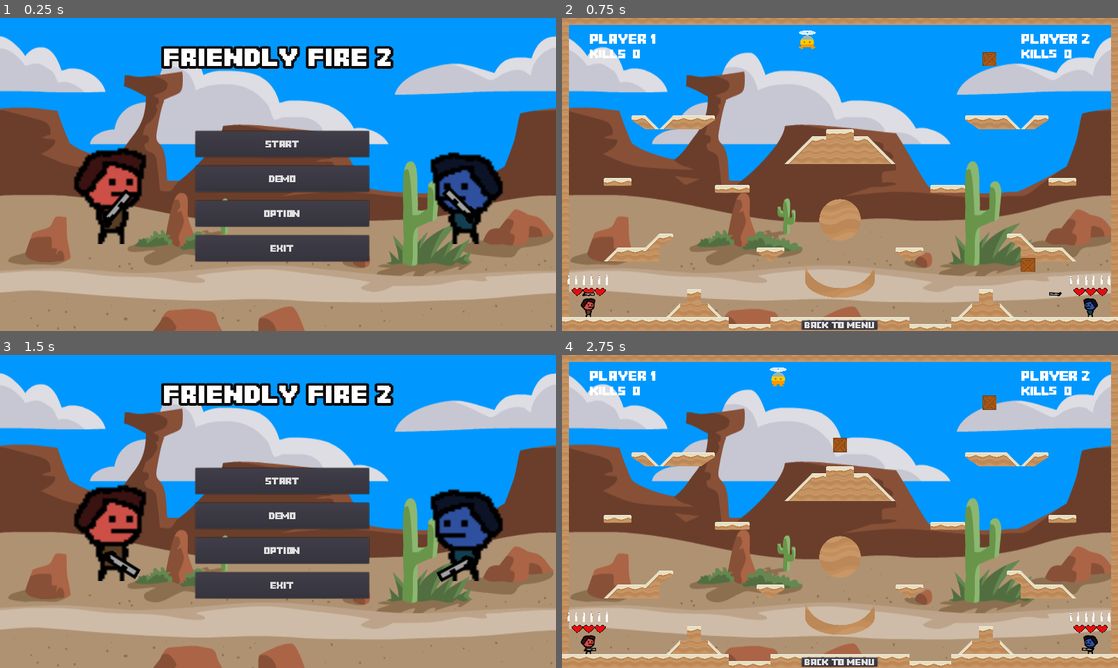
Above: before the commit, frames 1-4 (two rows, left to right).
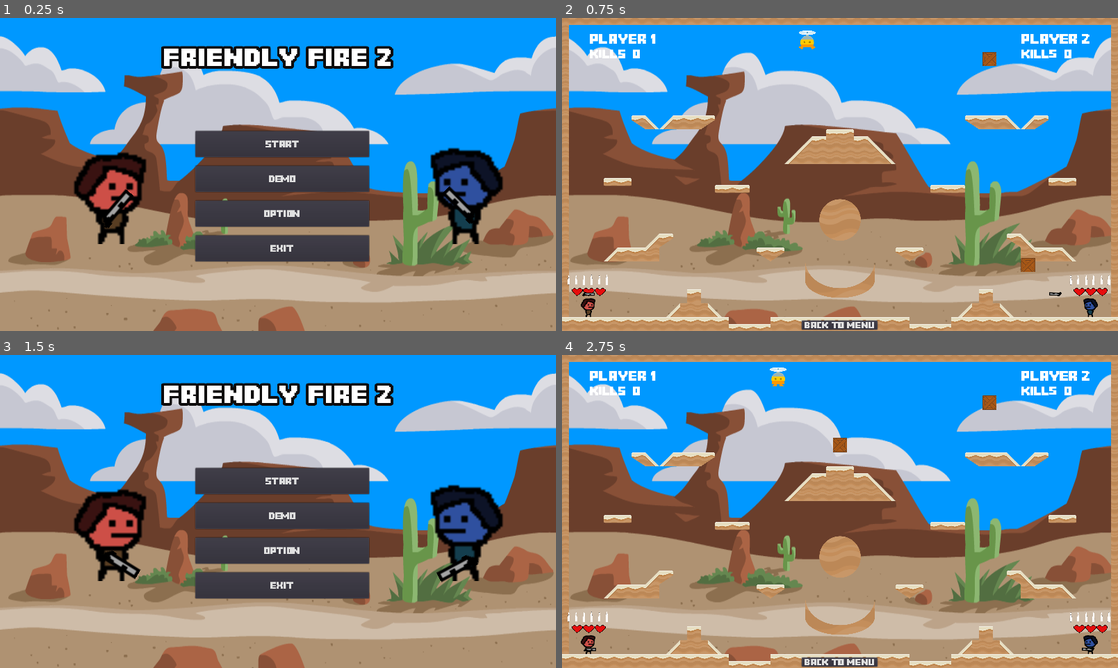
Above: after the commit, the same moments.

Repository: Toefge/InteraktiveSysteme
Game: Godot game, scene res://Menu/Menu.tscn
The game is run twice, just before and just after one commit, with the same random seed, the same clock (stepped at 60 frames per second) and the same inputs.
Inputs:
- Up to frame 1 (0.25 s): no input
- Up to frame 2 (0.75 s): click "Start" at 0.5 s
- Up to frame 3 (1.5 s): click "Back To Menu" at 1.25 s
- Up to frame 4 (2.75 s): click "Start" at 2 s

The runs differ from the first frame. In frame 1, 2.4% of the frame differs, in the area x 13-91%, y 41-66%; in frame 2, nothing differs; in frame 3, 2.7%; in frame 4, nothing differs.

Commit message:
Bug Fix

Diff:
--- a/Bullet/Bullet.gd
+++ b/Bullet/Bullet.gd
@@ -9,11 +9,6 @@
 	position += (Vector2.RIGHT*speed).rotated(rotation) * delta
 	Vector2(1,0)
 
-func _physics_process(delta):
-	yield(get_tree().create_timer(0.01),"timeout")
-	$Sprite.frame = 1
-	set_physics_process(false)
-
 func _on_VisibilityNotifier2D_screen_exited():
 	queue_free()
 
--- a/Bullet/bullet.tscn
+++ b/Bullet/bullet.tscn
@@ -16,6 +16,7 @@
 [node name="Sprite" type="Sprite" parent="."]
 texture = ExtResource( 3 )
 hframes = 2
+frame = 1
 
 [node name="CollisionShape2D" type="CollisionShape2D" parent="."]
 position = Vector2( 3.13383, 0.0870495 )
@@ -34,6 +35,7 @@
 [node name="CollisionShape2D" type="CollisionShape2D" parent="DamageArea"]
 position = Vector2( 3.34087, 0 )
 shape = SubResource( 2 )
+
 [connection signal="body_entered" from="." to="." method="_on_bullet_body_entered"]
 [connection signal="screen_exited" from="VisibilityNotifier2D" to="." method="_on_VisibilityNotifier2D_screen_exited"]
 [connection signal="area_entered" from="DamageArea" to="DamageArea" method="_on_DamageArea_area_entered"]
--- a/Menu/Menu.tscn
+++ b/Menu/Menu.tscn
@@ -46,33 +46,33 @@
 
 [sub_resource type="AtlasTexture" id=9]
 flags = 4
+atlas = ExtResource( 5 )
+region = Rect2( 0, 0, 48, 48 )
+
+[sub_resource type="AtlasTexture" id=10]
+flags = 4
+atlas = ExtResource( 5 )
+region = Rect2( 48, 0, 48, 48 )
+
+[sub_resource type="AtlasTexture" id=11]
+flags = 4
+atlas = ExtResource( 5 )
+region = Rect2( 96, 0, 48, 48 )
+
+[sub_resource type="AtlasTexture" id=12]
+flags = 4
+atlas = ExtResource( 5 )
+region = Rect2( 144, 0, 48, 48 )
+
+[sub_resource type="AtlasTexture" id=13]
+flags = 4
 atlas = ExtResource( 6 )
 region = Rect2( 0, 0, 48, 48 )
 
-[sub_resource type="AtlasTexture" id=10]
+[sub_resource type="AtlasTexture" id=14]
 flags = 4
 atlas = ExtResource( 6 )
 region = Rect2( 48, 0, 48, 48 )
-
-[sub_resource type="AtlasTexture" id=11]
-flags = 4
-atlas = ExtResource( 5 )
-region = Rect2( 0, 0, 48, 48 )
-
-[sub_resource type="AtlasTexture" id=12]
-flags = 4
-atlas = ExtResource( 5 )
-region = Rect2( 48, 0, 48, 48 )
-
-[sub_resource type="AtlasTexture" id=13]
-flags = 4
-atlas = ExtResource( 5 )
-region = Rect2( 96, 0, 48, 48 )
-
-[sub_resource type="AtlasTexture" id=14]
-flags = 4
-atlas = ExtResource( 5 )
-region = Rect2( 144, 0, 48, 48 )
 
 [sub_resource type="SpriteFrames" id=15]
 animations = [ {
@@ -81,15 +81,15 @@
 "name": "idle",
 "speed": 1.0
 }, {
-"frames": [ SubResource( 9 ), SubResource( 10 ) ],
+"frames": [ SubResource( 9 ), SubResource( 10 ), SubResource( 11 ), SubResource( 12 ) ],
+"loop": true,
+"name": "run",
+"speed": 14.0
+}, {
+"frames": [ SubResource( 13 ), SubResource( 14 ) ],
 "loop": true,
 "name": "jump",
 "speed": 1.0
-}, {
-"frames": [ SubResource( 11 ), SubResource( 12 ), SubResource( 13 ), SubResource( 14 ) ],
-"loop": true,
-"name": "run",
-"speed": 14.0
 } ]
 
 [node name="Menu" type="Control"]
@@ -206,7 +206,6 @@
 scale = Vector2( 5, 5 )
 frames = SubResource( 15 )
 animation = "idle"
-frame = 1
 playing = true
 
 [node name="Player2" type="AnimatedSprite" parent="."]
@@ -216,6 +215,7 @@
 scale = Vector2( 5, 5 )
 frames = SubResource( 15 )
 animation = "idle"
+frame = 1
 playing = true
 flip_h = true
 
--- a/playerMechanics/playerMechanics.tscn
+++ b/playerMechanics/playerMechanics.tscn
@@ -25,33 +25,33 @@
 
 [sub_resource type="AtlasTexture" id=2]
 flags = 4
-atlas = ExtResource( 5 )
+atlas = ExtResource( 4 )
 region = Rect2( 0, 0, 48, 48 )
 
 [sub_resource type="AtlasTexture" id=3]
 flags = 4
-atlas = ExtResource( 5 )
+atlas = ExtResource( 4 )
 region = Rect2( 48, 0, 48, 48 )
 
 [sub_resource type="AtlasTexture" id=4]
 flags = 4
 atlas = ExtResource( 4 )
-region = Rect2( 0, 0, 48, 48 )
+region = Rect2( 96, 0, 48, 48 )
 
 [sub_resource type="AtlasTexture" id=5]
 flags = 4
 atlas = ExtResource( 4 )
-region = Rect2( 48, 0, 48, 48 )
+region = Rect2( 144, 0, 48, 48 )
 
 [sub_resource type="AtlasTexture" id=6]
 flags = 4
-atlas = ExtResource( 4 )
-region = Rect2( 96, 0, 48, 48 )
+atlas = ExtResource( 5 )
+region = Rect2( 0, 0, 48, 48 )
 
 [sub_resource type="AtlasTexture" id=7]
 flags = 4
-atlas = ExtResource( 4 )
-region = Rect2( 144, 0, 48, 48 )
+atlas = ExtResource( 5 )
+region = Rect2( 48, 0, 48, 48 )
 
 [sub_resource type="SpriteFrames" id=8]
 animations = [ {
@@ -60,15 +60,15 @@
 "name": "idle",
 "speed": 4.0
 }, {
-"frames": [ SubResource( 2 ), SubResource( 3 ) ],
+"frames": [ SubResource( 2 ), SubResource( 3 ), SubResource( 4 ), SubResource( 5 ) ],
+"loop": true,
+"name": "run",
+"speed": 14.0
+}, {
+"frames": [ SubResource( 6 ), SubResource( 7 ) ],
 "loop": true,
 "name": "jump",
 "speed": 1.0
-}, {
-"frames": [ SubResource( 4 ), SubResource( 5 ), SubResource( 6 ), SubResource( 7 ) ],
-"loop": true,
-"name": "run",
-"speed": 14.0
 } ]
 
 [sub_resource type="CapsuleShape2D" id=9]
Not shown: 18 places in MainGame/mainGame.tscn that only renumber resources
